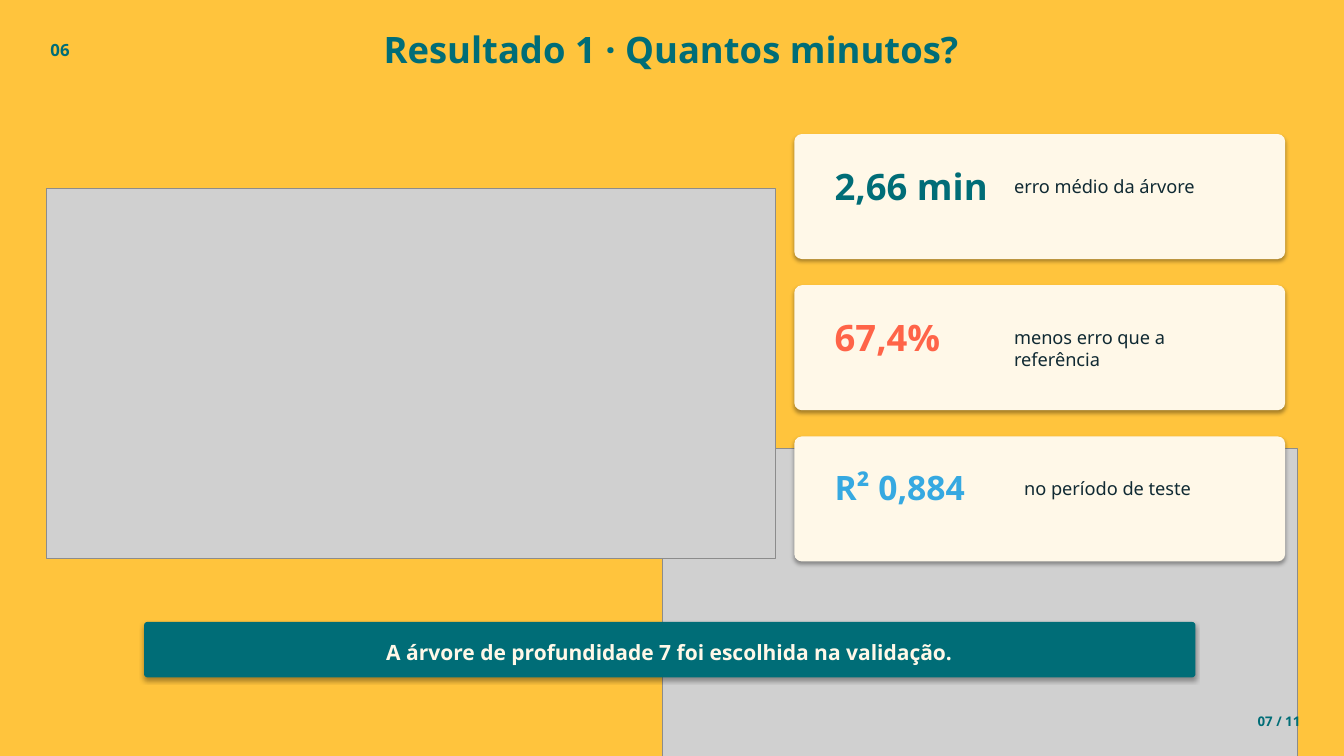
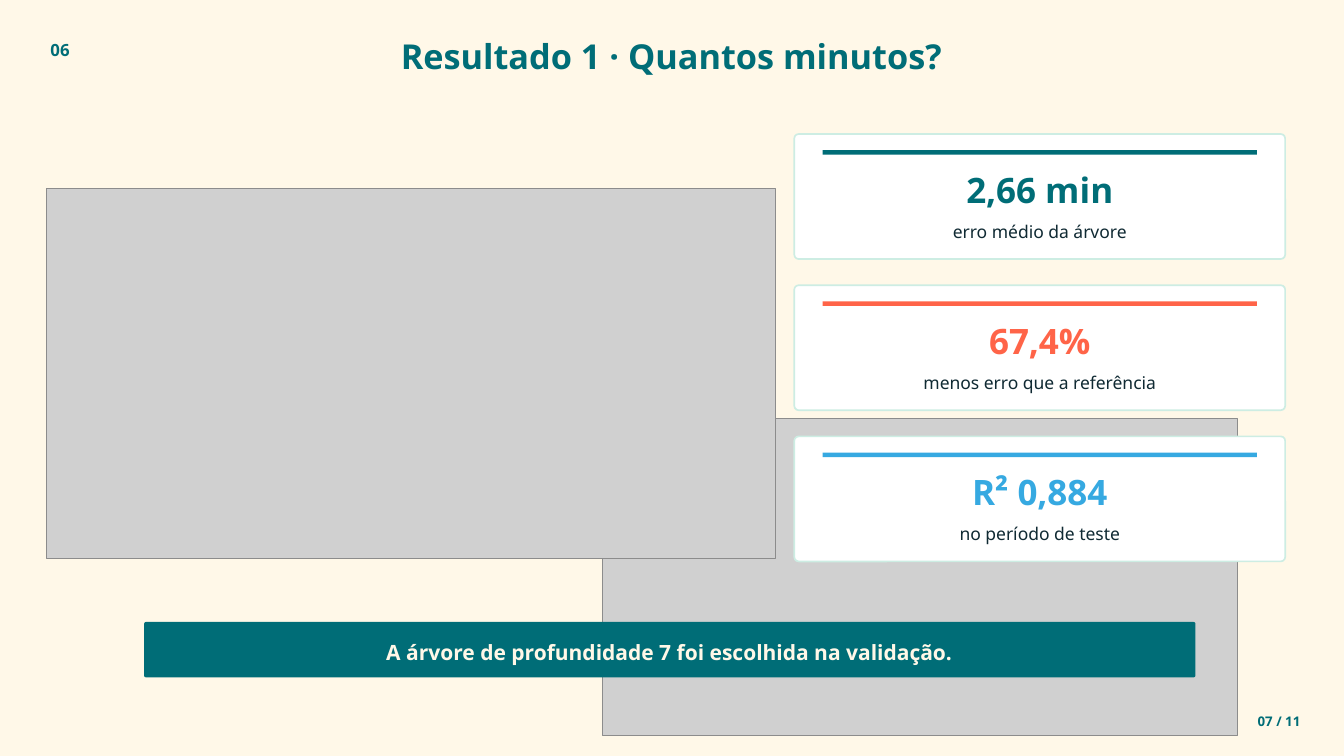
Before and after one commit to JulianaBallin/SMT-Changeover-Prediction, a slide deck: slide 7 of docs/apresentacao/apresentacao_smt_em_tempo.pptx. Drawn at 1344x756 pixels with LibreOffice and Linux fonts; fonts in the diff are those of the drawing; grey boxes stand for pictures. Boxes give left, top, right and bottom in pixels: in the first picture for what was removed or moved away, otherwise in the second. Text is boxed around its words. In the diff, an @@ line names an element or a change of style, - is before the commit and + after.

Commit message:
design(slides): modernize layout and alignment

```diff
--- a/docs/apresentacao/apresentacao_smt_em_tempo.pptx
+++ b/docs/apresentacao/apresentacao_smt_em_tempo.pptx
@@ background #FFC43D to #FFF8E8 @@
@@ text "Resultado 1 · Quantos minutos?": place and size @@
-text "Resultado 1 · Quantos minutos?" at (384, 35, 958, 70)
+text "Resultado 1 · Quantos minutos?" at (401, 43, 942, 75)
@@ text "Resultado 1 · Quantos minutos?" at (401, 43, 942, 75): size 26 to 24.5 pt @@
@@ text "2,66 min": place and size @@
-text "2,66 min" at (835, 172, 988, 205)
+text "2,66 min" at (966, 176, 1113, 208)
@@ text "2,66 min" at (966, 176, 1113, 208): size 26 to 25 pt; alignment left to centre @@
@@ rectangle added at (823, 150, 1257, 154), fill #006D77 @@
@@ text "erro médio da árvore": place and size @@
-text "erro médio da árvore" at (1014, 179, 1194, 194)
+text "erro médio da árvore" at (953, 224, 1126, 238)
@@ text "67,4%" at (989, 328, 1090, 359): size 26 to 25 pt; alignment left to centre @@
@@ text "67,4%": place and size @@
-text "67,4%" at (835, 324, 941, 356)
+text "67,4%" at (989, 328, 1090, 359)
@@ rectangle added at (823, 301, 1257, 306), fill #FF6448 @@
@@ text "menos erro que a referência": place and size @@
-text "menos erro que a referência" at (1014, 334, 1165, 367)
+text "menos erro que a referência" at (923, 375, 1156, 394)
@@ picture: place and size @@
-picture at (663, 449, 1299, 756)
+picture at (602, 418, 1237, 736)
@@ fill #FFF8E8 to #FFFFFF; outline none to #CDEDE3 1.2 pt; shadow off; proportions changed in 3 elements at (795, 134, 1286, 259), (795, 285, 1286, 410), (795, 437, 1286, 562) @@
@@ text "R² 0,884": place and size @@
-text "R² 0,884" at (835, 471, 964, 505)
+text "R² 0,884" at (972, 475, 1108, 510)
@@ text "R² 0,884" at (972, 475, 1108, 510): size 24 to 25 pt; alignment left to centre @@
@@ rectangle added at (823, 453, 1257, 457), fill #36A9E1 @@
@@ size 13 to 12.5 pt; alignment left to centre in 3 elements at (923, 375, 1156, 394), (953, 224, 1126, 238), (960, 526, 1120, 545) @@
@@ text "no período de teste": place and size @@
-text "no período de teste" at (1024, 481, 1191, 500)
+text "no período de teste" at (960, 526, 1120, 545)
@@ rounded rectangle at (144, 622, 1196, 678): shadow off; proportions changed @@
```
Also in this commit, not shown: 10 other slides changed, 2 other files.
